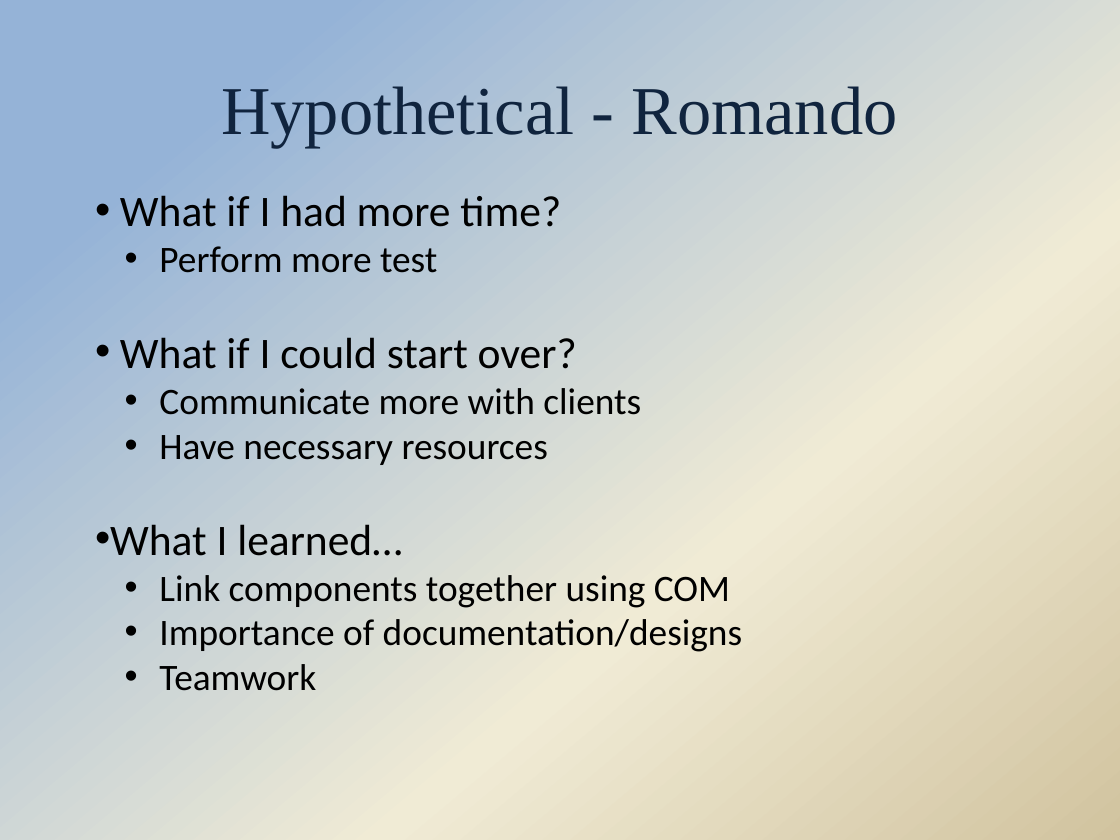
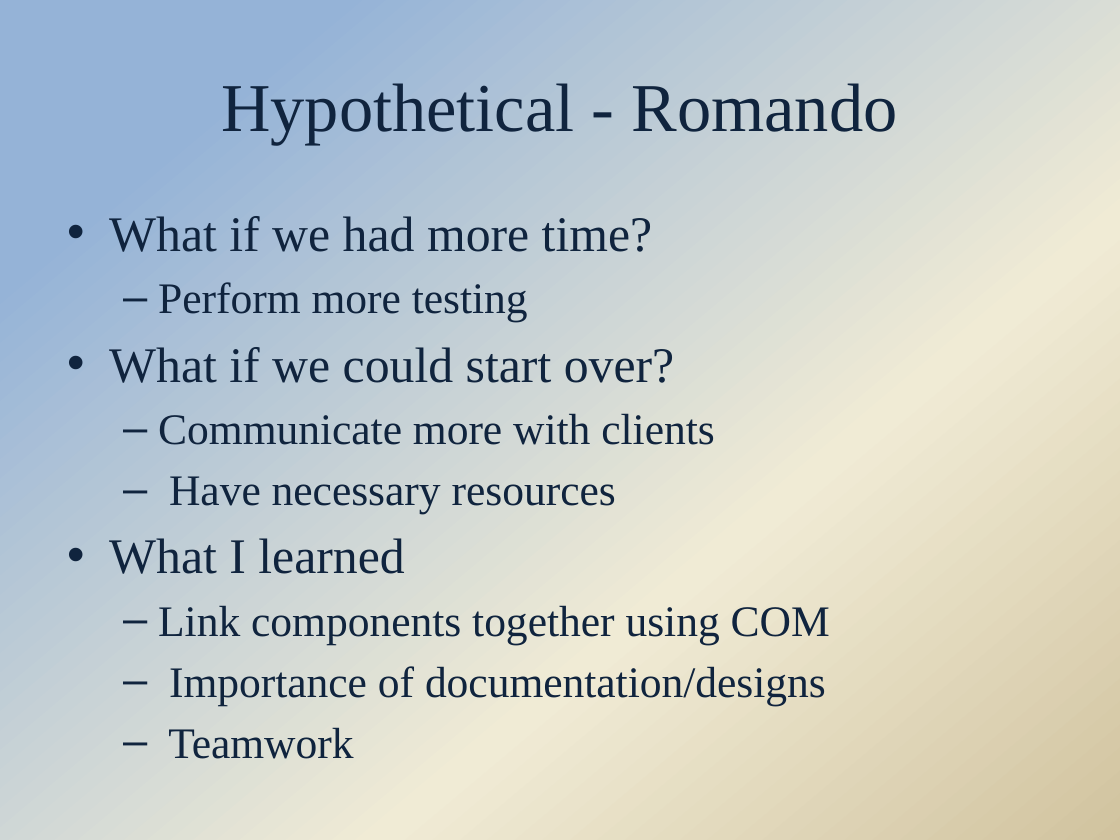
Before and after one commit to Hdtran89/ImageProcessing, a slide deck: slide 20 of A Team Documents/Final presentation.pptx. Drawn at 1120x840 pixels with LibreOffice and Linux fonts; fonts in the diff are those of the drawing; background and template pictures are left out. Boxes give left, top, right and bottom in pixels: in the first picture for what was removed or moved away, otherwise in the second. Text is boxed around its words. In the diff, an @@ line names an element or a change of style, - is before the commit and + after.

Commit message:
Added Hypothetical slides for everyone

```diff
--- a/A Team Documents/Final presentation.pptx
+++ b/A Team Documents/Final presentation.pptx
@@ title "Hypothetical - Romando": place and size @@
-title "Hypothetical - Romando" at [221, 86, 898, 148]
+title "Hypothetical - Romando" at [221, 83, 898, 144]
@@ text "What if we had more ...": place and size @@
-text "What if we had more ..." at [110, 195, 742, 691]
+text "What if we had more ..." at [109, 216, 830, 759]
@@ text at [109, 216, 675, 383]: text changed; size 28 to 32 pt; font Calibri to Times New Roman; text colour #000000 to #0F243E @@
-• What if I had more time?
-  • Perform more test
-• What if I could start over?
+• What if we had more time?
+  – Perform more testing
+• What if we could start over?
@@ text at [158, 413, 830, 759]: size 24 to 28 pt, font Calibri to Times New Roman, text colour #000000 to #0F243E in "Communicate more with clients", "Have necessary resources", "Link components together using COM", "Importance of documentation/designs" and 1 more places; bullet • to –; more space between paragraphs @@
@@ text at [109, 538, 404, 574]: text changed; size 28 to 32 pt; font Calibri to Times New Roman; text colour #000000 to #0F243E @@
-• What I learned…
+• What I learned
```
Also in this commit, not shown: 5 other slides changed, 1 slide added.
